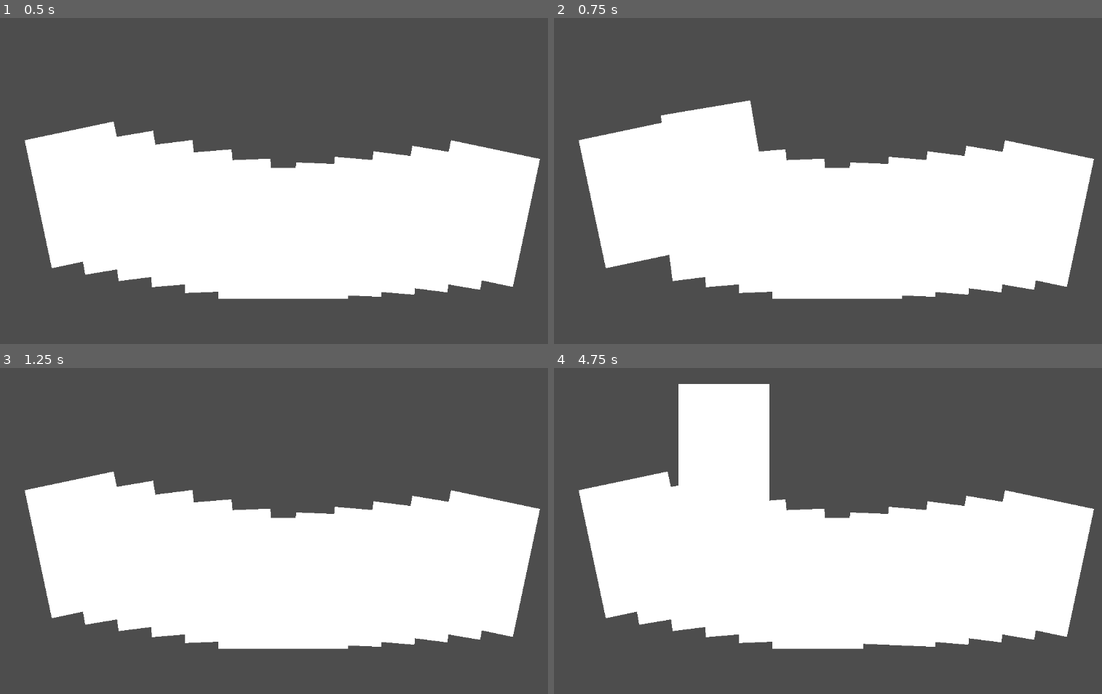
Above: before the commit, frames 1-4 (two rows, left to right).
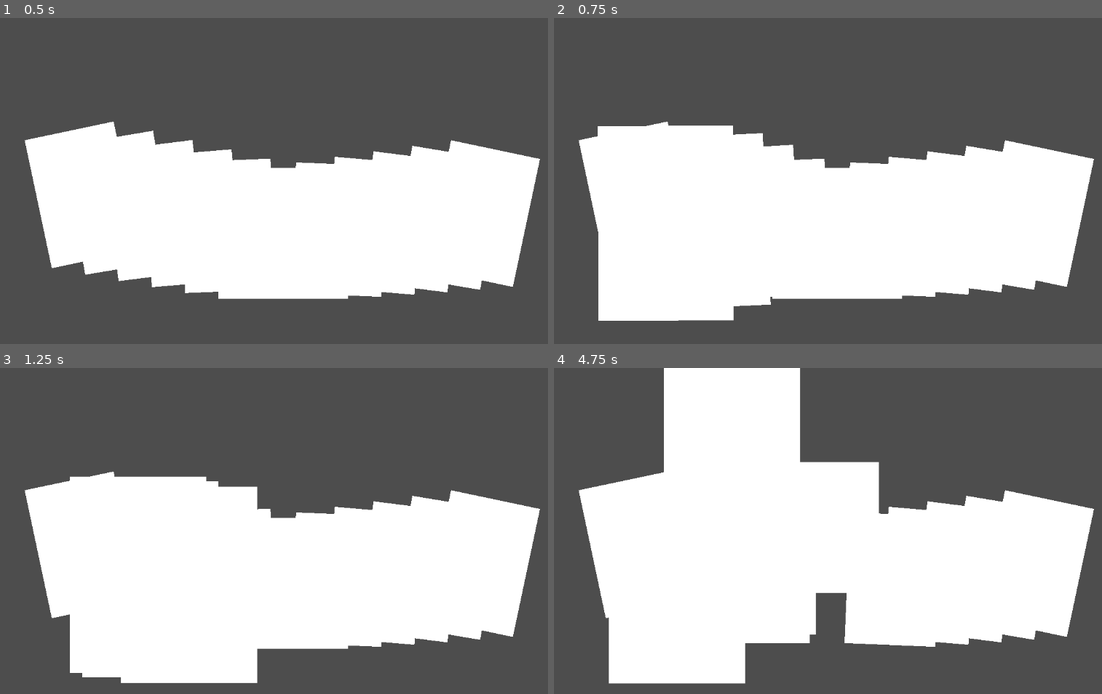
Above: after the commit, the same moments.

Repository: night-silhouette/gamejam
Game: Godot game, scene res://scene/game/game.tscn
The game is run twice, just before and just after one commit, with the same random seed, the same clock (stepped at 60 frames per second) and the same inputs.
Inputs (mouse positions are in pixels of both pictures, inside the frame that each line leads up to):
- Up to frame 1 (0.5 s): no input
- Up to frame 2 (0.75 s): tap Enter at 0.5 s; drag from (636, 194) to (871, 109) at 0.52 s
- Up to frame 3 (1.25 s): no input
- Up to frame 4 (4.75 s): drag from (674, 553) to (784, 596) at 1.27 s; move the mouse to (707, 560) at 2.02 s; click (707, 560) at 2.17 s; tap Space at 2.75 s; drag from (745, 566) to (636, 482) at 2.77 s; drag from (784, 576) to (838, 531) at 3.52 s; drag from (817, 583) to (723, 449) at 4.27 s

Frame 1 is identical in both runs. In frame 2, 5.5% of the frame differs, in the area x 7-44%, y 25-93%; in frame 3, 6.3%; in frame 4, 12%, in the area x 9-60%, y 0-97%.
Error after the commit: Invalid call. Nonexistent function 'finished' in base 'Tween'. (res://class/card_on_hard/card_on_hard.gd:47)

Commit message:
重写tween逻辑之前

Diff:
--- a/class/card_on_hard/card_on_hard.gd
+++ b/class/card_on_hard/card_on_hard.gd
@@ -1,6 +1,10 @@
 class_name card_on_hard
 extends Control
 
+
+
+@export var transform_speed=900
+@export var hover_transform_time=0.3
 
 var half_size = get_rect().size / 2.0
 func update_card_to_mouse_center(mouse_position):
@@ -13,25 +17,70 @@
 
 var is_draged:bool=false
 var orignal_position
+var orignal_rotation
+
+var hover_lock:bool=true
+
+
+var start_hover_tween_container=[]
+var end_hover_tween_container=[]
+func _ready() -> void:
+
+	set_process(false)
+	mouse_entered.connect(func():
+		if hover_lock:
+			#hover_lock=false
+			for items in end_hover_tween_container:
+				items.finished()
+			orignal_rotation=rotation
+			start_hover_tween_container.push_back(Util.tween_fast_to_slow(self,"rotation",0,hover_transform_time,func():
+				hover_lock=true
+				start_hover_tween_container=[]))
+			start_hover_tween_container.push_back(Util.tween_fast_to_slow(self,"scale",Vector2(1.5,1.5),hover_transform_time))
+			start_hover_tween_container.push_back(Util.tween_fast_to_slow(self,"global_position",global_position+Vector2(-40,-40),hover_transform_time))
+			)
+	mouse_exited.connect(func():
+		if hover_lock:
+			#hover_lock=false
+
+			for items in start_hover_tween_container:
+				items.finished()
+			end_hover_tween_container.push_back(Util.tween_fast_to_slow(self,"rotation",orignal_rotation,hover_transform_time,func():
+				hover_lock=true
+				end_hover_tween_container=[]
+				))
+			end_hover_tween_container.push_back(Util.tween_fast_to_slow(self,"scale",Vector2(1,1),hover_transform_time))
+			end_hover_tween_container.push_back(Util.tween_fast_to_slow(self,"global_position",global_position-Vector2(-40,-40),hover_transform_time))
+		)
 
 
 signal reback_start()
-var reback_lock:bool=false
+
+var drag_lock:bool=true
 func _gui_input(event):
-	if event is InputEventMouseButton :
-		if event.pressed:
-			is_draged=true
-			orignal_position=global_position
-		else:
-			is_draged=false
-			global_position=orignal_position
+	if drag_lock:
+		if event is InputEventMouseButton :
+			if event.pressed:
+				is_draged=true
+				orignal_position=global_position
+			else:
+				is_draged=false
+				drag_lock=false
+				Util.tween_fast_to_slow(self,"global_position",orignal_position,global_position.distance_to(orignal_position)/transform_speed,func():drag_lock=true)
+				#for items in start_hover_tween_container:
+					#items.kill()
+				#for items in end_hover_tween_container:
+					#items.kill()
+				mouse_exited.emit()
+		elif event is InputEventMouseMotion:
+			if is_draged:
+				update_card_to_mouse_center(event.position)
 
-	elif event is InputEventMouseMotion:
-		if is_draged:
-			update_card_to_mouse_center(event.position)
-func _ready() -> void:
-	reback_start.connect(func():reback_lock=true)
+func init():
+	orignal_rotation=rotation
+	orignal_position=global_position
 
 
 func _process(delta: float) -> void:
-	pass
+	if start_hover_tween_container:
+		print(start_hover_tween_container)
--- a/class/util/util.gd
+++ b/class/util/util.gd
@@ -22,3 +22,17 @@
 		res.append_array(Array(range(-middle,0)))
 		res.append_array(Array(range(0,middle+1)))
 	return res
+
+
+
+func tween_fast_to_slow(obj,prop,value,time,callback=func():):
+	var tween=create_tween()
+	tween.set_ease(Tween.EASE_OUT)
+	tween.set_trans(Tween.TRANS_CUBIC)
+	tween.tween_property(obj,prop, value,time)
+	tween.finished.connect(callback)
+	return tween
+
+
+func set_time(time,callback):
+	get_tree().create_timer(time).timeout.connect(callback,CONNECT_ONE_SHOT)
--- a/scene/game/hard_container.gd
+++ b/scene/game/hard_container.gd
@@ -10,13 +10,19 @@
 var card_in_hard=[]
 var viewport_x
 var viewport_y
-
+func callback_all(callback,arg_list):
+	card_in_hard=get_children().filter(func(item):return item.is_in_group("card_in_hard"))
+	for i in card_in_hard:
+		var callable=Callable(i,callback)
+		callable.callv(arg_list)
 
 func _ready() -> void:
 	viewport_x=get_viewport_rect().size.x
 	viewport_y=get_viewport_rect().size.y
 	card_in_hard=get_children().filter(func(item):return item.is_in_group("card_in_hard"))
 	tranform_card()
+	callback_all("set_process",[true])
+	callback_all("init",[])
 
 	$"../Button".pressed.connect(func():tranform_card())
 func tranform_card():
